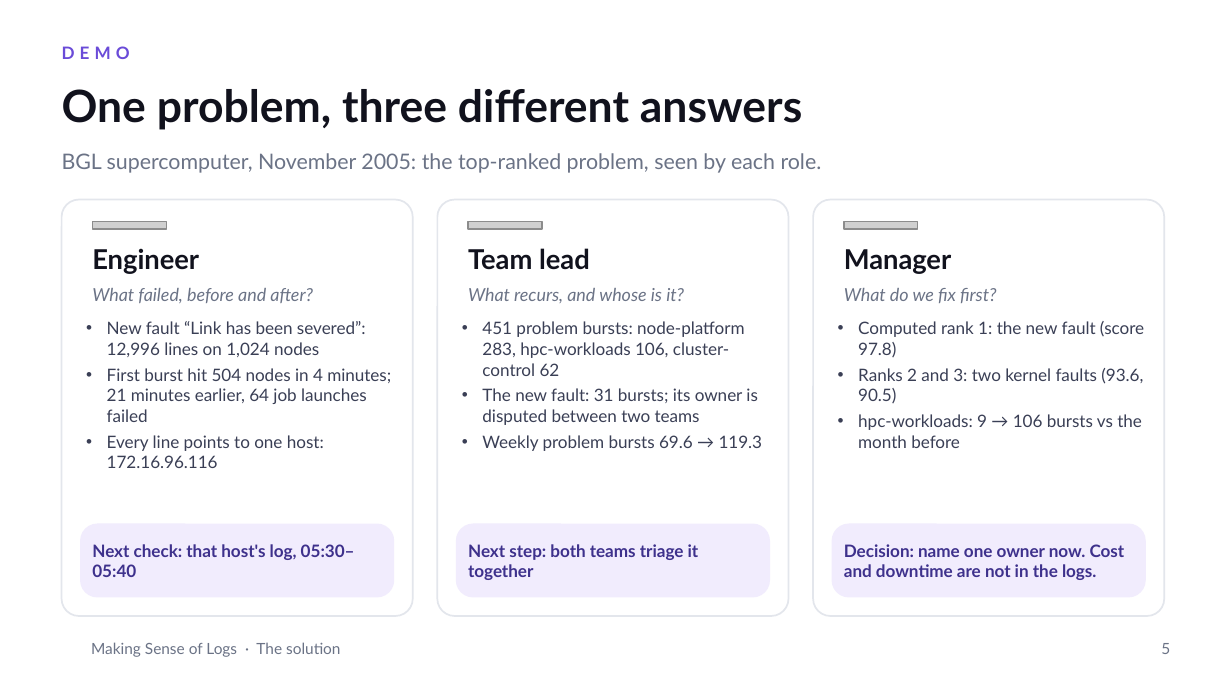
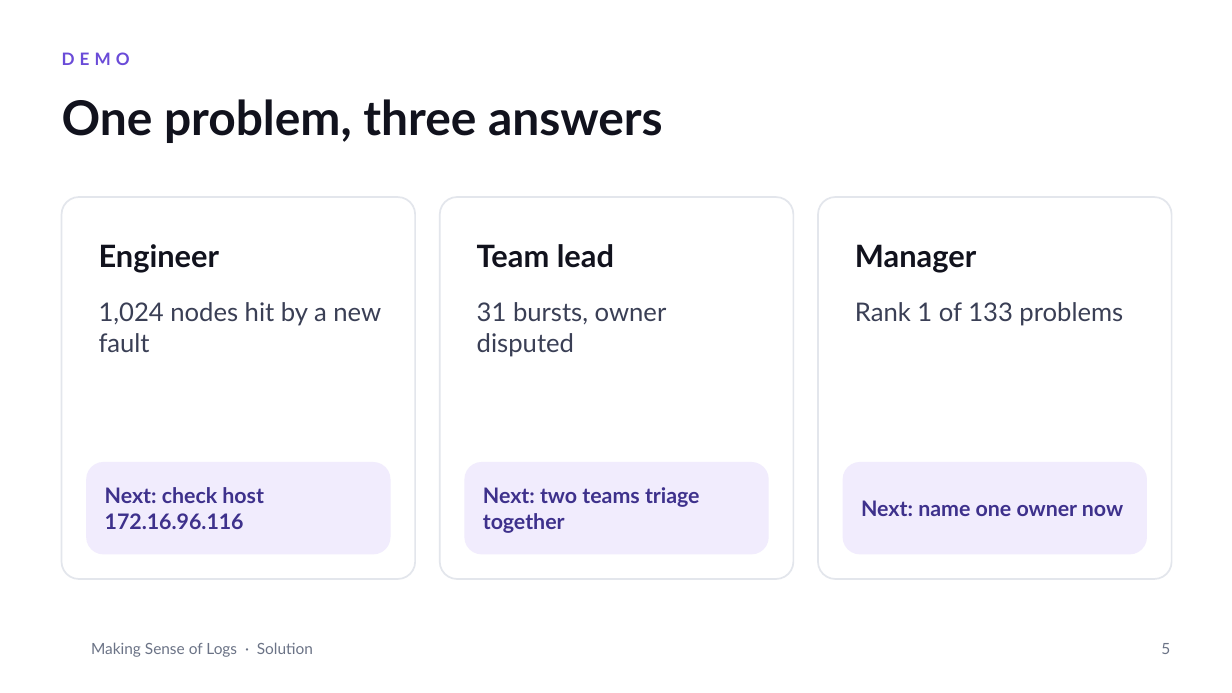
Before and after one commit to aircode610/making-sense-of-logs-schubki-ai-hackathon, a slide deck: slide 5 of docs/slides/making-sense-of-logs.pptx. Drawn at 1232x693 pixels with LibreOffice and Linux fonts; fonts in the diff are those of the drawing; grey boxes stand for pictures; background and template pictures are left out. Boxes give left, top, right and bottom in pixels: in the first picture for what was removed or moved away, otherwise in the second. Text is boxed around its words. In the diff, an @@ line names an element or a change of style, - is before the commit and + after.

```diff
--- a/docs/slides/making-sense-of-logs.pptx
+++ b/docs/slides/making-sense-of-logs.pptx
@@ text "DEMO": place and size @@
-text "DEMO" at (62,46,130,59)
+text "DEMO" at (62,52,130,65)
@@ text at (62,99,663,143): text changed; size 26 to 28 pt @@
-One problem, three different answers
+One problem, three answers
@@ text removed at (62,153,822,173) @@
-BGL supercomputer, November 2005: the top-ranked problem, seen by each role.
@@ rounded rectangle: place and size @@
-rounded rectangle at (62,200,413,616)
+rounded rectangle at (62,197,415,579)
@@ rounded rectangle: place and size @@
-rounded rectangle at (437,200,788,616)
+rounded rectangle at (440,197,793,579)
@@ rounded rectangle: place and size @@
-rounded rectangle at (813,200,1164,616)
+rounded rectangle at (818,197,1172,579)
@@ picture removed at (92,222,166,229) @@
@@ text "Engineer": place and size @@
-text "Engineer" at (92,248,199,274)
+text "Engineer" at (99,244,220,273)
@@ picture removed at (468,222,542,229) @@
@@ text "Team lead": place and size @@
-text "Team lead" at (468,248,590,270)
+text "Team lead" at (477,244,614,268)
@@ picture removed at (844,222,918,229) @@
@@ size 16 to 18 pt in 3 elements at (99,244,220,273), (477,244,614,268), (855,244,976,273) @@
@@ text "Manager": place and size @@
-text "Manager" at (844,249,951,274)
+text "Manager" at (855,244,976,273)
@@ text removed at (92,288,313,303) @@
-What failed, before and after?
@@ text removed at (468,288,684,303) @@
-What recurs, and whose is it?
@@ text removed at (844,288,997,303) @@
-What do we fix first?
@@ text added at (99,302,381,352), 15 pt, text #3A3F55 @@
+1,024 nodes hit by a new fault
@@ text removed at (107,321,391,468) @@
-• New fault “Link has been severed”: 12,996 lines on 1,024 nodes
-• First burst hit 504 nodes in 4 minutes; 21 minutes earlier, 64 job launches failed
-• Every line points to one host: 172.16.96.116
@@ text added at (477,302,667,357), 15 pt, text #3A3F55 @@
+31 bursts, owner disputed
@@ text removed at (482,321,763,451) @@
-• 451 problem bursts: node-platform 283, hpc-workloads 106, cluster-control 62
-• The new fault: 31 bursts; its owner is disputed between two teams
-• Weekly problem bursts 69.6 → 119.3
@@ text added at (855,302,1123,326), 15 pt, text #3A3F55 @@
+Rank 1 of 133 problems
@@ text removed at (858,321,1144,448) @@
-• Computed rank 1: the new fault (score 97.8)
-• Ranks 2 and 3: two kernel faults (93.6, 90.5)
-• hpc-workloads: 9 → 106 bursts vs the month before
@@ rounded rectangle: place and size @@
-rounded rectangle at (80,524,394,598)
+rounded rectangle at (86,462,391,554)
@@ proportions changed in 3 elements at (843,462,1147,554), (86,462,391,554), (464,462,769,554) @@
@@ rounded rectangle: place and size @@
-rounded rectangle at (832,524,1146,598)
+rounded rectangle at (464,462,769,554)
@@ rounded rectangle: place and size @@
-rounded rectangle at (456,524,770,598)
+rounded rectangle at (843,462,1147,554)
@@ text at (105,487,264,529): text changed; size 10 to 12.5 pt @@
-Next check: that host's log, 05:30–05:40
+Next: check host 172.16.96.116
@@ text at (483,487,700,533): text changed; size 10 to 12.5 pt @@
-Next step: both teams triage it together
+Next: two teams triage together
@@ text at (861,500,1123,516): text changed; size 10 to 12.5 pt @@
-Decision: name one owner now. Cost and downtime are not in the logs.
+Next: name one owner now
@@ text at (91,642,313,657): text changed @@
-Making Sense of Logs · The solution
+Making Sense of Logs · Solution
```
Also in this commit, not shown: 12 other slides changed, 4 slides added, 6 slides removed, 2 other files.
